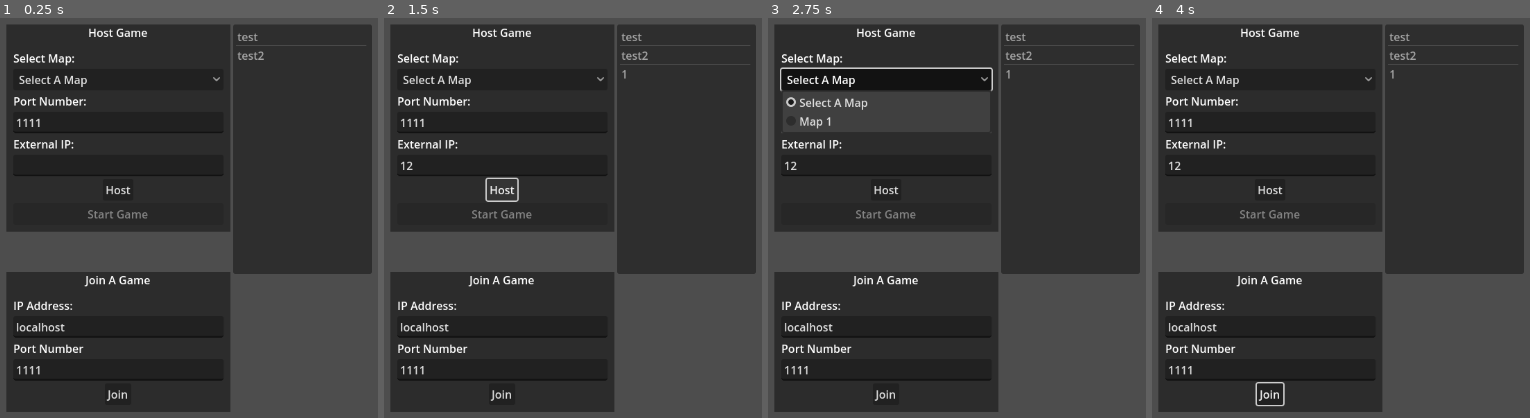
Above: before the commit, frames 1-4 (left to right).
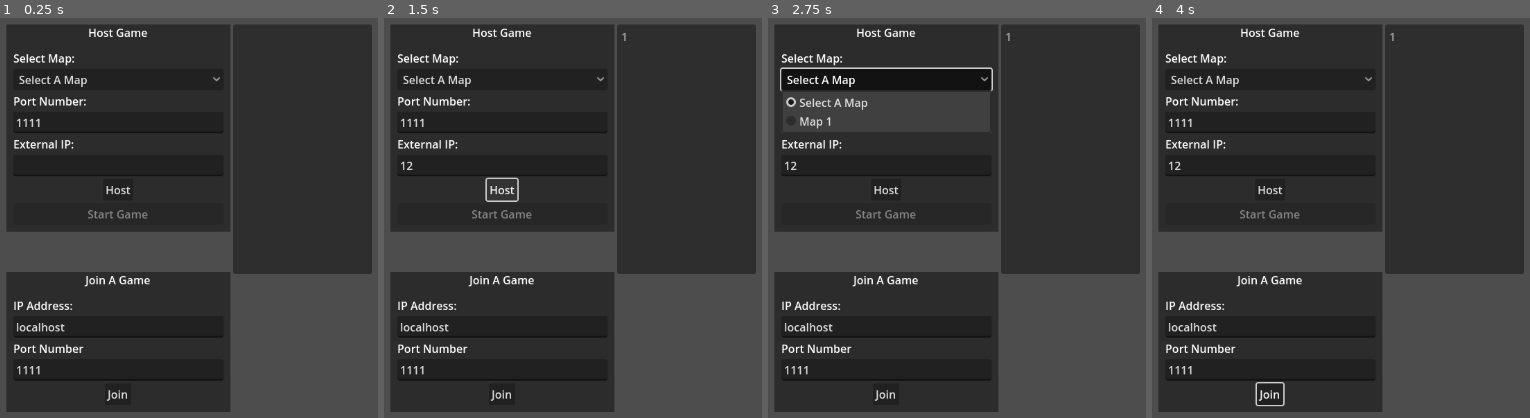
Above: after the commit, the same moments.

Repository: MacdonaldRobinson/Godot4-3D-Multiplayer-Game
Game: Godot game, scene res://Lobby/lobby.tscn
Same seed, same stepped clock (60 frames per second), same inputs: the game is played once before the commit and once after it. The engine's default icon, where the game draws it, is replaced by a stand-in: a white triangle on a blue panel in a dark square.
Inputs (mouse positions are in pixels of both pictures, inside the frame that each line leads up to):
- Up to frame 1 (0.25 s): no input
- Up to frame 2 (1.5 s): click (501, 166) at 0.52 s; type "12" at 0.6 s; click "Host" at 1.25 s
- Up to frame 3 (2.75 s): click "Select A Map" at 2 s
- Up to frame 4 (4 s): click "Join" at 2.75 s; move the mouse to (1518, 198) at 3.52 s; hold D (right) from 3.53 s (still down); tap Ctrl (toggle_mouse_capture) at 3.6 s

The runs differ from the first frame. In frame 1, 0.2% of the frame differs, in the area x 62-97%, y 3-11%; in frame 2, 0.2%, in the area x 62-97%, y 3-16%; in frame 3, 0.2%; in frame 4, 0.2%.

Commit message:
added functionality to remove items the players list

Diff:
--- a/Characters/Player/player.tscn
+++ b/Characters/Player/player.tscn
@@ -15,17 +15,6 @@
 height = 0.1
 
 [sub_resource type="CapsuleShape3D" id="CapsuleShape3D_hjwbi"]
-
-[sub_resource type="SceneReplicationConfig" id="SceneReplicationConfig_7p78p"]
-properties/0/path = NodePath(".:position")
-properties/0/spawn = true
-properties/0/sync = true
-properties/1/path = NodePath(".:rotation")
-properties/1/spawn = true
-properties/1/sync = true
-properties/2/path = NodePath("Camera3D:rotation")
-properties/2/spawn = true
-properties/2/sync = true
 
 [node name="Player" type="CharacterBody3D"]
 collision_layer = 2
@@ -46,6 +35,3 @@
 [node name="Camera3D" type="Camera3D" parent="."]
 transform = Transform3D(1, 0, 0, 0, 1, 0, 0, 0, 1, 0, 0.655586, -0.542768)
 current = true
-
-[node name="MultiplayerSynchronizer" type="MultiplayerSynchronizer" parent="."]
-replication_config = SubResource("SceneReplicationConfig_7p78p")
--- a/Lobby/LobbyManagerUI/lobby_manager_ui.gd
+++ b/Lobby/LobbyManagerUI/lobby_manager_ui.gd
@@ -6,6 +6,7 @@
 	var map_scene: PackedScene
 
 class PlayerScene:
+	var peer_id: int
 	var player_name: String
 	var player_scene: PackedScene
 
@@ -26,6 +27,7 @@
 signal MapSelected(map_scene_path:MapScene)
 signal ClearMap()
 signal AddedPlayer(player_scene:PlayerScene)
+signal RemovedPlayer(peer_id:int)
 signal StartGame()
 
 func _ready():
@@ -50,6 +52,7 @@
 	add_player(multiplayer.get_unique_id())
 
 	enet_peer.peer_connected.connect(add_player)
+	enet_peer.peer_disconnected.connect(remove_player)
 
 func _on_join_button_pressed():
 	enet_peer.create_client(join_ip_address.text, int(join_port_number.text))
@@ -58,6 +61,7 @@
 func add_player(peer_id):
 	print("add_player", peer_id)
 	var player_scene = PlayerScene.new()
+	player_scene.peer_id = peer_id
 	player_scene.player_name = str(peer_id)
 	player_scene.player_scene = Player
 
@@ -65,6 +69,18 @@
 	players_list.add_item(player_scene.player_name)
 
 	emit_signal("AddedPlayer", player_scene)
+
+func remove_player(peer_id):
+	print("remove_player", peer_id)
+
+	var playerCounter = 0
+	for player in players:
+		if(player.peer_id == peer_id):
+			players.remove_at(playerCounter)
+			players_list.remove_item(playerCounter)
+		playerCounter +=1
+
+	emit_signal("RemovedPlayer", peer_id)
 
 
 func _on_select_map_input_item_selected(index):
--- a/Lobby/LobbyManagerUI/lobby_manager_ui.tscn
+++ b/Lobby/LobbyManagerUI/lobby_manager_ui.tscn
@@ -181,12 +181,8 @@
 custom_minimum_size = Vector2(200, 360)
 layout_mode = 2
 select_mode = 1
-item_count = 2
-item_0/text = "test"
-item_1/text = "test2"
 
 [connection signal="item_selected" from="MarginContainer/HBoxContainer/VBoxContainer3/Host_Join/VBoxContainer/Host/VBoxContainer/MarginContainer2/MarginContainer/SelectMap/SelectMapInput" to="." method="_on_select_map_input_item_selected"]
 [connection signal="pressed" from="MarginContainer/HBoxContainer/VBoxContainer3/Host_Join/VBoxContainer/Host/VBoxContainer/MarginContainer2/MarginContainer/HostButtonFields/HostButton" to="." method="_on_host_button_pressed"]
 [connection signal="pressed" from="MarginContainer/HBoxContainer/VBoxContainer3/Host_Join/VBoxContainer/Host/VBoxContainer/MarginContainer2/MarginContainer/HostButtonFields/StartGameButton" to="." method="_on_start_game_button_pressed"]
 [connection signal="pressed" from="MarginContainer/HBoxContainer/VBoxContainer3/Host_Join/VBoxContainer/Join/VBoxContainer/MarginContainer2/MarginContainer/JoinButtonFields/JoinButton" to="." method="_on_join_button_pressed"]
-[connection signal="property_list_changed" from="MarginContainer/HBoxContainer/VBoxContainer/PlayersList" to="." method="_on_item_list_property_list_changed"]
--- a/Lobby/lobby.gd
+++ b/Lobby/lobby.gd
@@ -40,3 +40,7 @@
 
 func _on_lobby_manager_ui_start_game():
 	lobby_manager_ui.hide()
+
+
+func _on_lobby_manager_ui_removed_player(peer_id):
+	print("_on_lobby_manager_ui_removed_player", peer_id)
--- a/Lobby/lobby.tscn
+++ b/Lobby/lobby.tscn
@@ -18,4 +18,5 @@
 [connection signal="AddedPlayer" from="CanvasLayer/LobbyManagerUI" to="." method="_on_lobby_manager_ui_added_player"]
 [connection signal="ClearMap" from="CanvasLayer/LobbyManagerUI" to="." method="_on_lobby_manager_ui_clear_map"]
 [connection signal="MapSelected" from="CanvasLayer/LobbyManagerUI" to="." method="_on_lobby_manager_ui_map_selected"]
+[connection signal="RemovedPlayer" from="CanvasLayer/LobbyManagerUI" to="." method="_on_lobby_manager_ui_removed_player"]
 [connection signal="StartGame" from="CanvasLayer/LobbyManagerUI" to="." method="_on_lobby_manager_ui_start_game"]
Not shown: 1 places in Characters/Player/player.tscn that only renumber resources
